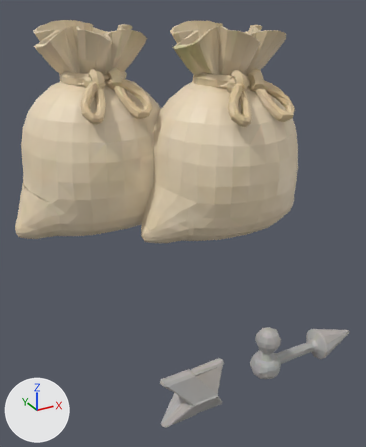
The glTF model tools/art/models/tripo/sacks2.glb as it was, and as the next commit left it.
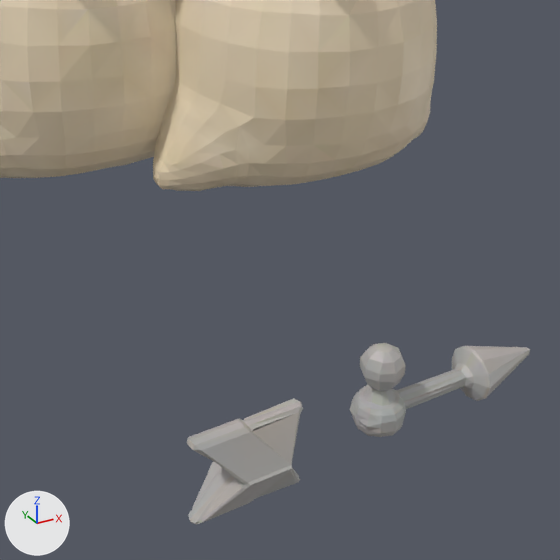
Old and new are each drawn whole from a camera (50 mm lens) standing at (-0.037, -0.111, 0.543) and looking at (0.075, 0.094, 0.441) and again close up on the part from 15% to 100% of the width and 31% to 100% of the height. The lights are fixed; the arrows at lower left show +X, +Y and +Z. The older version's two pictures come first. Vertices at exactly the same position are counted once.

The first close-up shows 'geometry_0'.
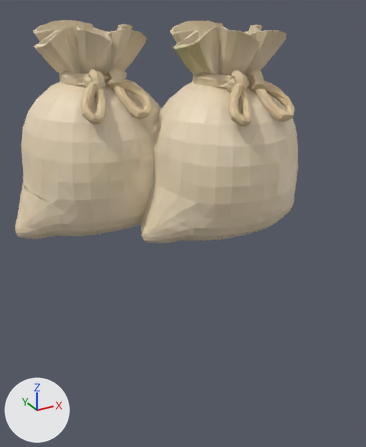
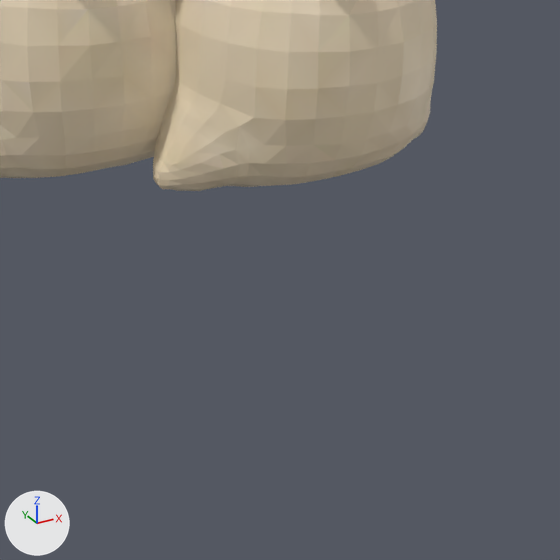
Pixel boxes [x1, y1, x2, y2] of what changed, in the close-ups (560 x 560 px):
'geometry_0', reshaped
    before: [0, 0, 530, 525]
    after: [0, 0, 437, 191]
part 1 of me_geometry_0, deleted
    before: [187, 398, 303, 525]
part 2 of me_geometry_0, deleted
    before: [350, 385, 406, 437]
part 3 of me_geometry_0, deleted
    before: [396, 346, 530, 409]
part 4 of me_geometry_0, deleted
    before: [360, 343, 406, 406]

The edits, one by one:
me_geometry_0 is used by ob_geometry_0; location (0.0, 0.0, 0.0).
me_geometry_0 had 2915 vertices, 5734 faces and spanned x 0.004..0.158, y 0.017..0.185, z 0.391..0.534.
me_geometry_0 now has 2543 vertices, 5040 faces and spans x 0.004..0.158, y 0.073..0.185, z 0.423..0.534.
me_geometry_0 part 1: the loose piece of 112 vertices spanning x 0.028..0.055, y 0.017..0.031, z 0.391..0.413 is deleted.
me_geometry_0 part 2: the loose piece of 110 vertices spanning x 0.071..0.084, y 0.018..0.031, z 0.396..0.406 is deleted.
me_geometry_0 part 3: the loose piece of 72 vertices spanning x 0.082..0.126, y 0.017..0.031, z 0.395..0.409 is deleted.
me_geometry_0 part 4: the loose piece of 62 vertices spanning x 0.073..0.083, y 0.019..0.03, z 0.405..0.419 is deleted.
Other edits to the shape of me_geometry_0 do not show in these pictures.
